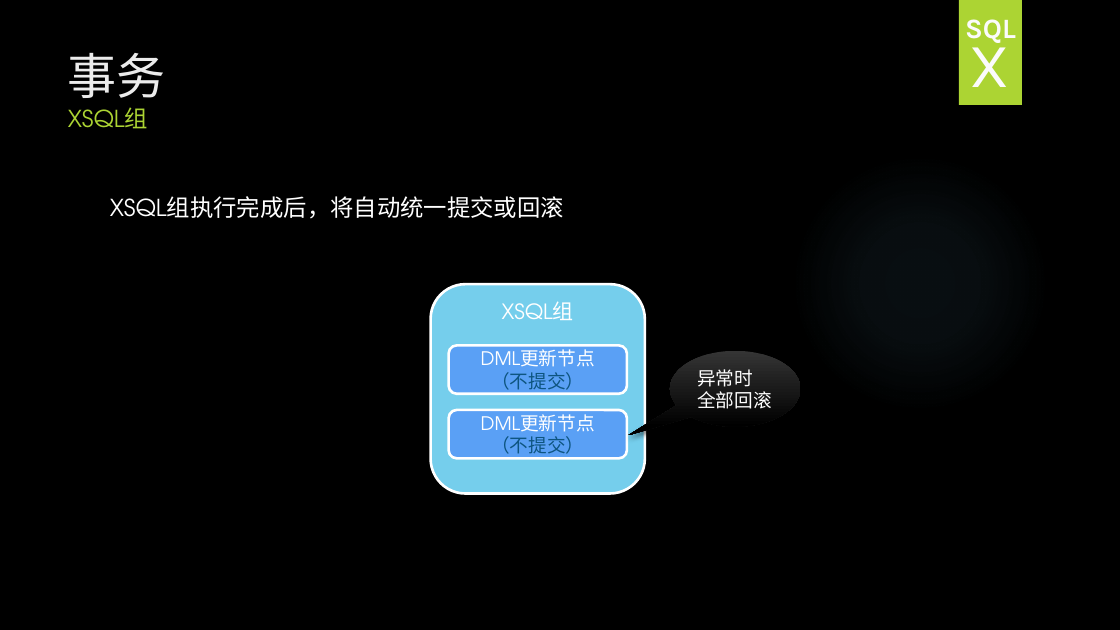
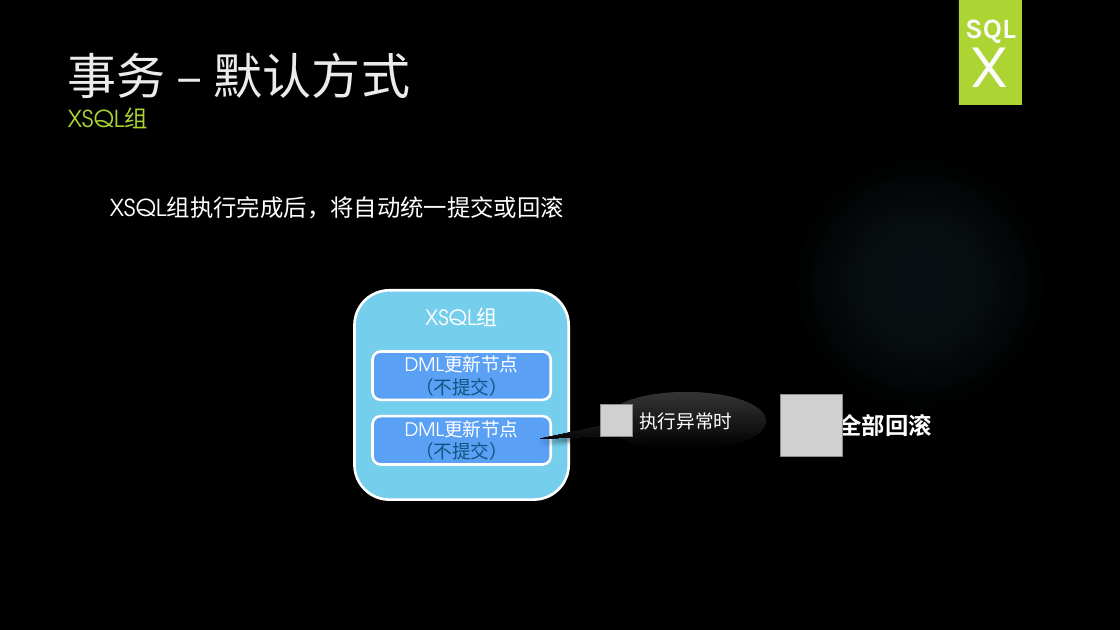
Before and after one commit to HY-ZhengWei/hy.common.XJava, a slide deck: slide 52 of doc/XSQLGroup技术交流.pptx (slide 47 before the commit). Drawn at 1120x630 pixels with LibreOffice and Linux fonts; fonts in the diff are those of the drawing; grey boxes stand for pictures; background and template pictures are left out. Boxes give left, top, right and bottom in pixels: in the first picture for what was removed or moved away, otherwise in the second. Text is boxed around its words. In the diff, an @@ line names an element or a change of style, - is before the commit and + after.

Commit message:
4.0.8
1. 完善：XSQL组的技术交流

```diff
--- a/doc/XSQLGroup技术交流.pptx
+++ b/doc/XSQLGroup技术交流.pptx
@@ title at [68,52,410,129]: text changed; size 20 to 42 pt; text colour #ACD433 to #EBEBEB @@
-事务
-XSQL组
+事务 – 默认方式
+XSQL组
@@ 3 rounded rectangles: place and size @@
-3 rounded rectangles at [431,284,645,493]
+3 rounded rectangles at [355,291,569,500]
@@ picture added at [601,404,634,437] @@
@@ speech bubble "执行异常时": place and size @@
-speech bubble "执行异常时" at [670,351,802,427]
+speech bubble "执行异常时" at [607,392,766,450]
@@ speech bubble "执行异常时" at [607,392,766,450]: proportions changed @@
@@ text in speech bubble at [639,412,732,430]: text changed @@
-异常时
-全部回滚
+执行异常时
@@ picture added at [781,395,842,456] @@
@@ text added at [838,411,931,441], 20 pt, text #FFFFFF, bold @@
+全部回滚
```
Also in this commit, not shown: 4 other slides changed, 17 slides added, 1 slide removed.
